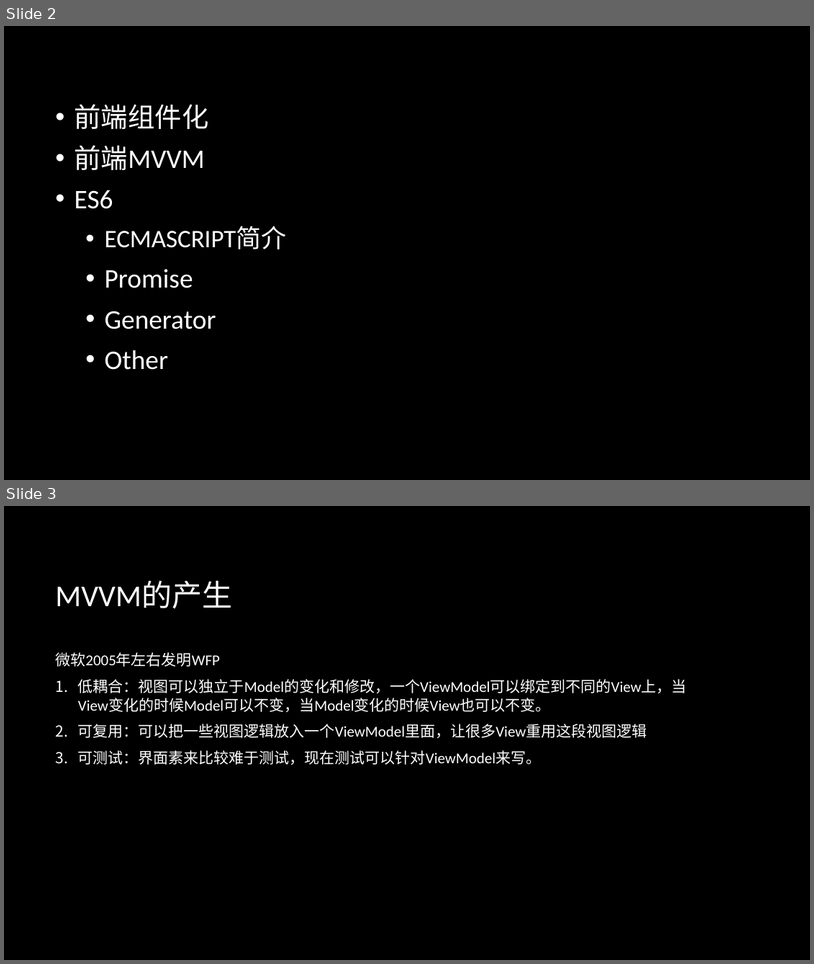
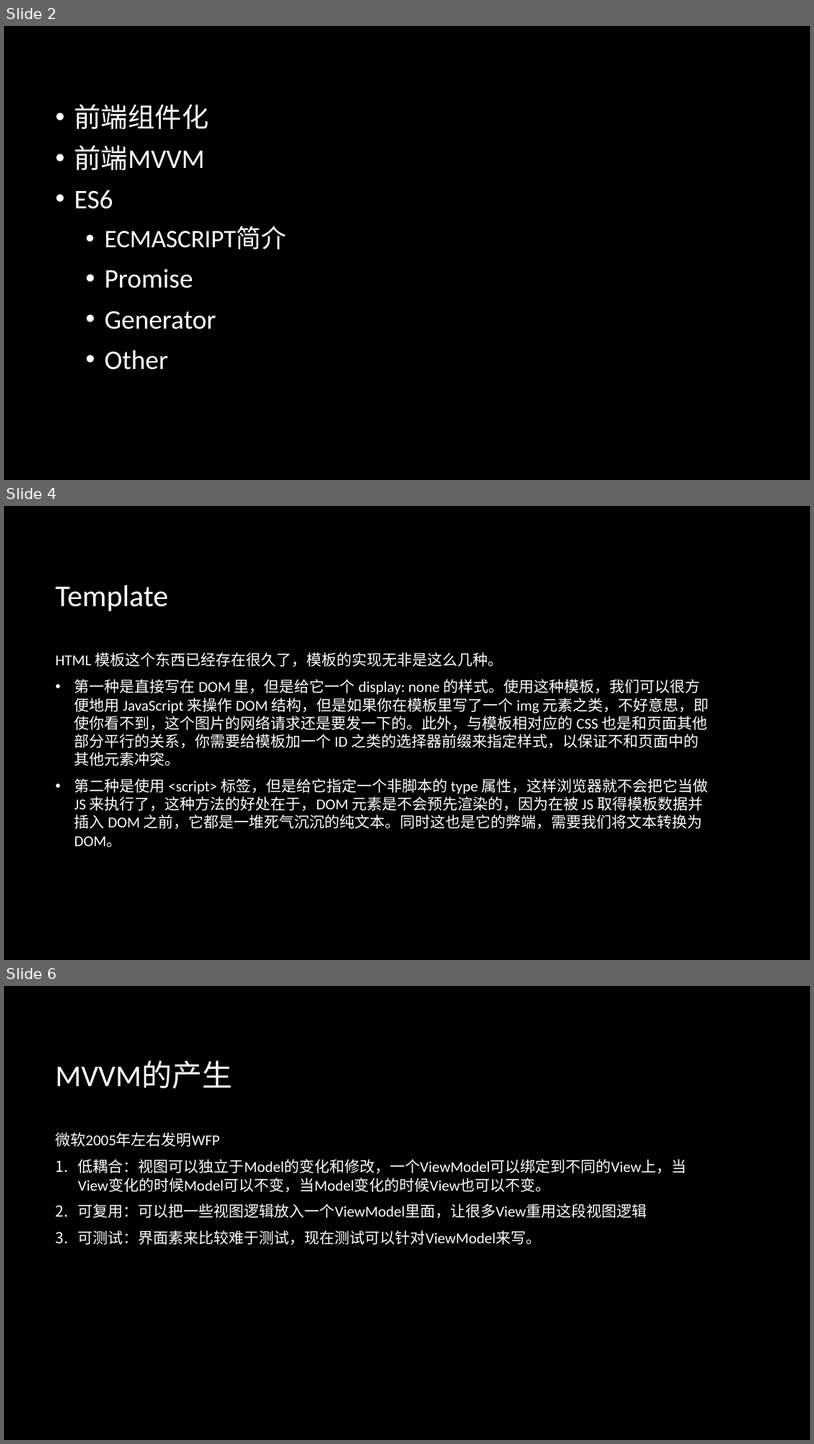
Before and after one commit to zhanglingkang/study, a slide deck: article/front-end/前端技术分享.pptx. Shown one above the other, each under a label of ours: slides 2 and 3 before the commit, slides 2, 4 and 6 after it; the slides between them are not shown. The pictures are 814x964 and 814x1444 pixels, drawn with LibreOffice and Linux fonts; fonts in the diff are those of the drawing; background and template pictures are left out. Boxes give left, top, right and bottom in pixels: in the first picture for what was removed or moved away, otherwise in the second. Text is boxed around its words. In the diff, an @@ line names an element or a change of style, - is before the commit and + after.

```diff
--- a/article/front-end/前端技术分享.pptx
+++ b/article/front-end/前端技术分享.pptx
@@ slide 4 added at (4,506,810,960), background picture (left out) @@
@@ title added at (55,585,168,611), 36 pt, text #FFFFFF @@
+Template
@@ text added at (55,652,710,847), 18 pt, text #FFFFFF @@
+HTML 模板这个东西已经存在很久了，模板的实现无非是这么几种。
+• 第一种是直接写在 DOM 里，但是给它一个 display: none 的样式。使用这种模板，我们可以很方便地用 JavaScript 来操作 DOM 结构，但是如果你在模板里写了一个 img 元素之类，不好意思，即使你看不到，这个图片的网络请求还是要发一下的。此外，与模板相对应的 CSS 也是和页面其他部分平行的关系，你需要给模板加一个 ID 之类的选择器前缀来指定样式，以保证不和页面中的其他元素冲突。
+• 第二种是使用 <script> 标签，但是给它指定一个非脚本的 type 属性，这样浏览器就不会把它当做 JS 来执行了，这种方法的好处在于，DOM 元素是不会预先渲染的，因为在被 JS 取得模板数据并插入 DOM 之前，它都是一堆死气沉沉的纯文本。同时这也是它的弊端，需要我们将文本转换为DOM。
@@ what was slide 3 is now slide 6 @@
```
Also in this commit, not shown: 1 slide changed, 2 other slides added, 2 other files.
